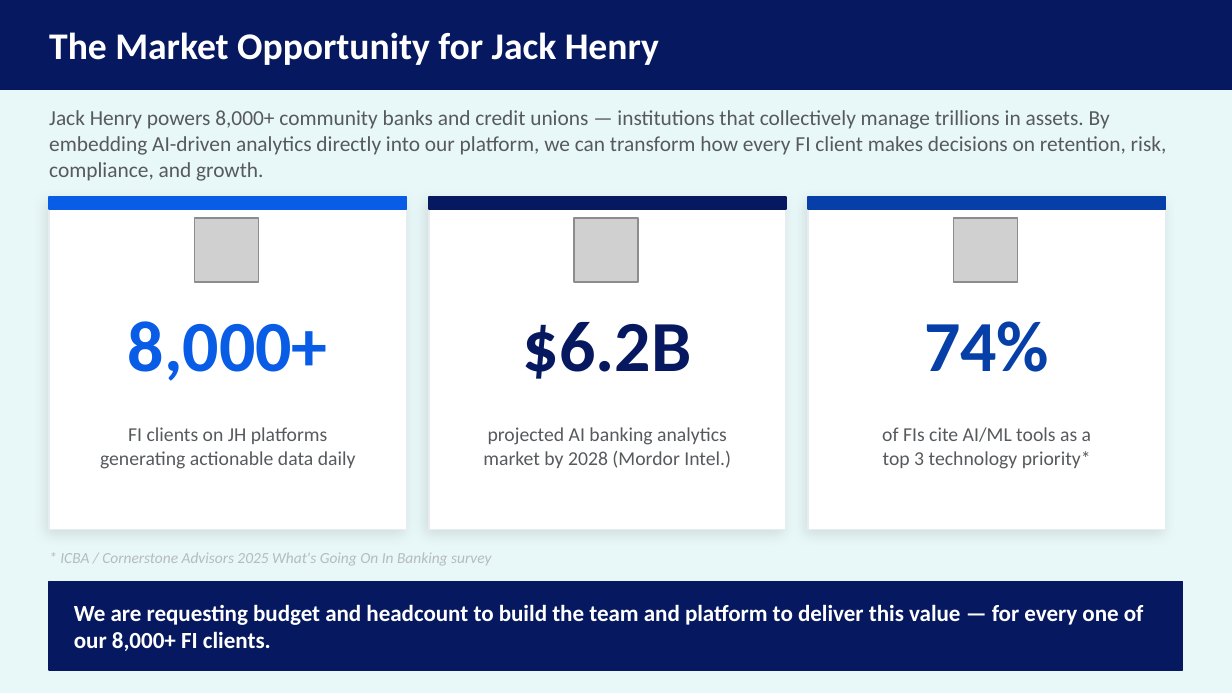
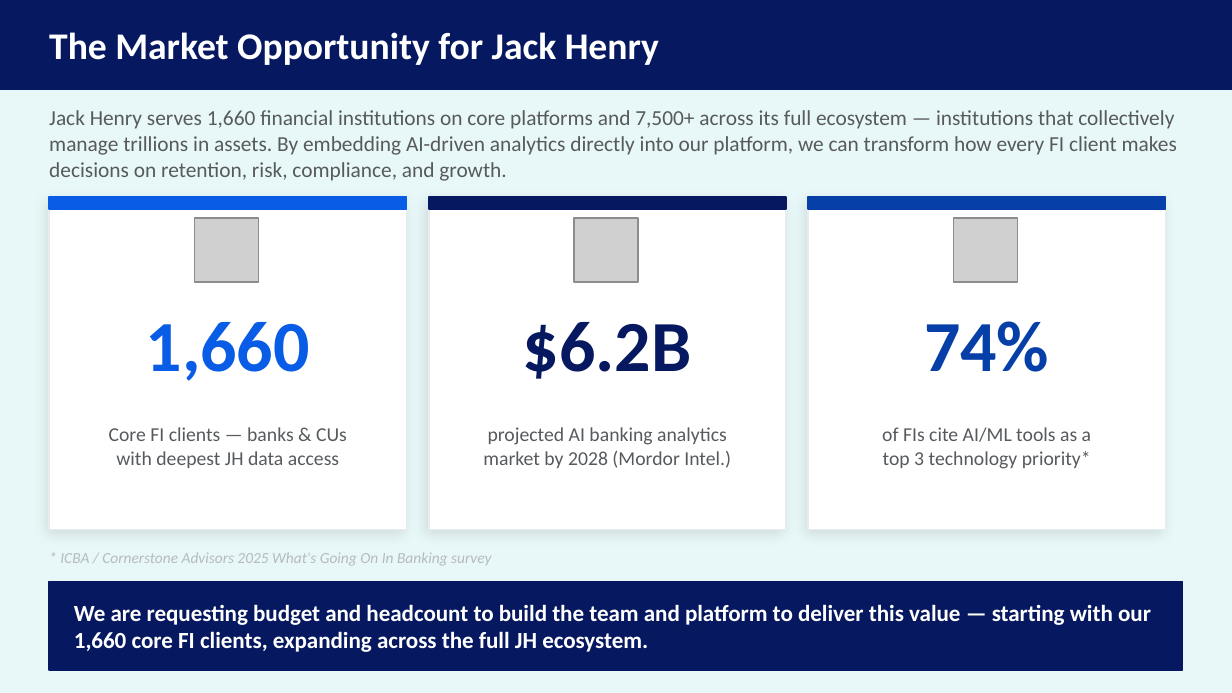
Before and after one commit to MonkeyWrenchGang/jhai_presentations, a slide deck: slide 2 of JH_DS_Strategy_JHBI.pptx. Drawn at 1232x693 pixels with LibreOffice and Linux fonts; fonts in the diff are those of the drawing; grey boxes stand for pictures. Boxes give left, top, right and bottom in pixels: in the first picture for what was removed or moved away, otherwise in the second. Text is boxed around its words. In the diff, an @@ line names an element or a change of style, - is before the commit and + after.

```diff
--- a/JH_DS_Strategy_JHBI.pptx
+++ b/JH_DS_Strategy_JHBI.pptx
@@ text at <box>49,110,1177,181</box>: text changed @@
-Jack Henry powers 8,000+ community banks and credit unions — institutions that collectively manage trillions in assets. By embedding AI-driven analytics directly into our platform, we can transform how every FI client makes decisions on retention, risk, compliance, and growth.
+Jack Henry serves 1,660 financial institutions on core platforms and 7,500+ across its full ecosystem — institutions that collectively manage trillions in assets. By embedding AI-driven analytics directly into our platform, we can transform how every FI client makes decisions on retention, risk, compliance, and growth.
@@ text at <box>146,322,310,381</box>: text changed @@
-8,000+
+1,660
@@ text at <box>109,427,347,468</box>: text changed @@
-FI clients on JH platforms
-generating actionable data daily
+Core FI clients — banks & CUs
+with deepest JH data access
@@ text at <box>74,604,1151,652</box>: text changed @@
-We are requesting budget and headcount to build the team and platform to deliver this value — for every one of our 8,000+ FI clients.
+We are requesting budget and headcount to build the team and platform to deliver this value — starting with our 1,660 core FI clients, expanding across the full JH ecosystem.
```
Also in this commit, not shown: 2 other slides changed, 2 slides added.
